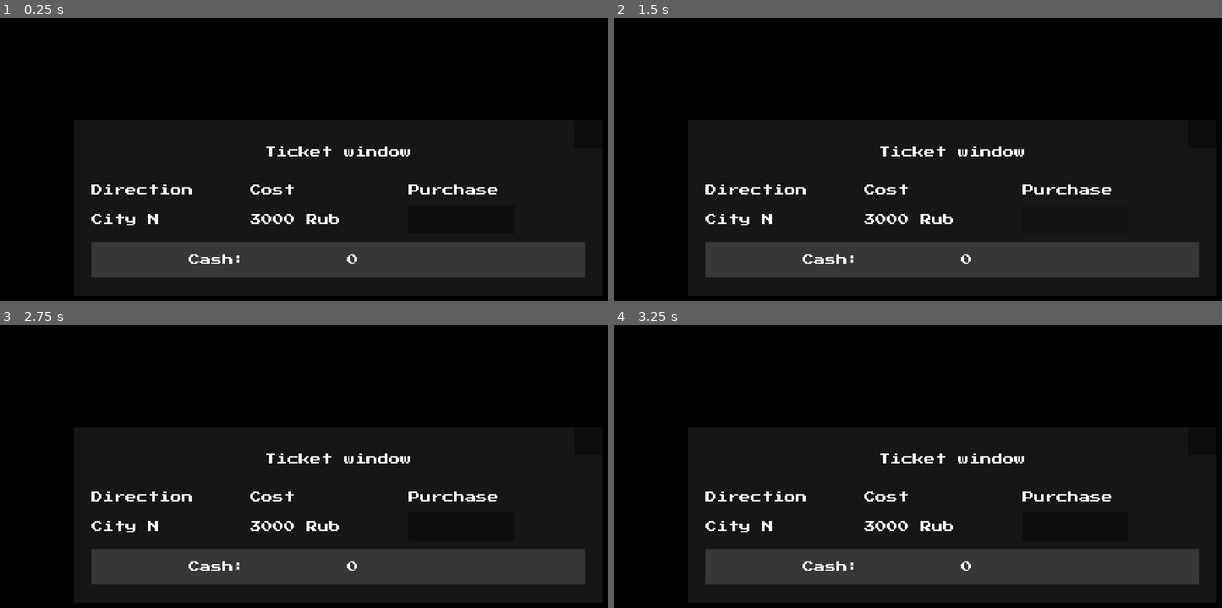
Above: before the commit, frames 1-4 (two rows, left to right).
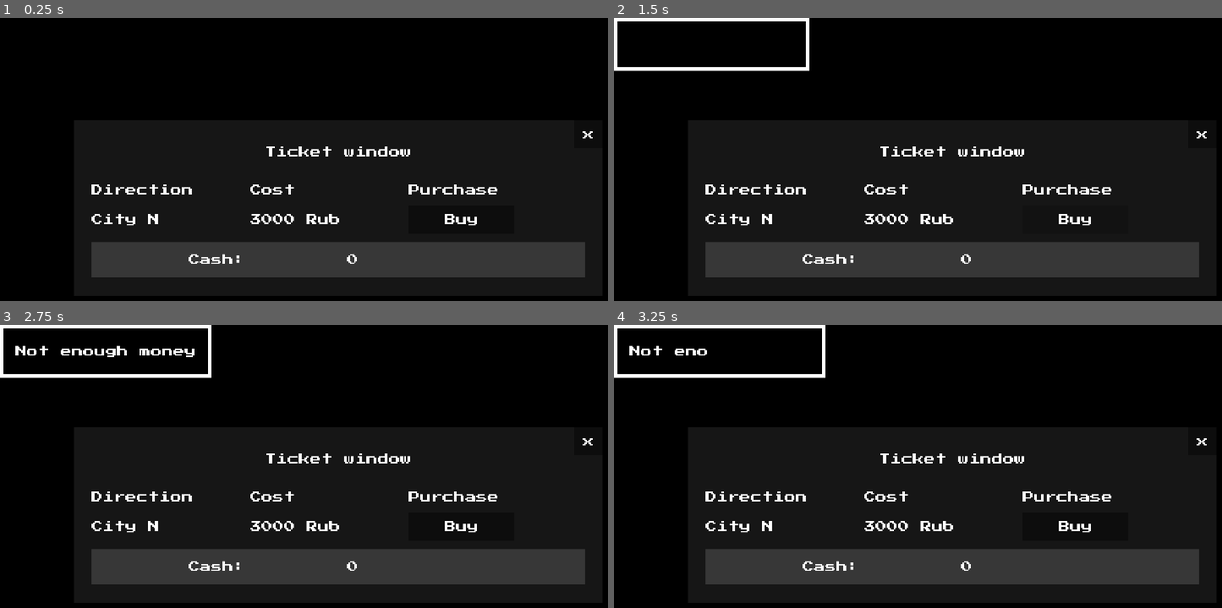
Above: after the commit, the same moments.

Repository: ordinary-dev/student-quest
Game: Godot game, scene res://Scenes/templates/Tickets.tscn
The game is run twice, just before and just after one commit, with the same random seed, the same clock (stepped at 60 frames per second) and the same inputs. This scene is started directly instead of the project's main scene.
Inputs (mouse positions are in pixels of both pictures, inside the frame that each line leads up to):
- Up to frame 1 (0.25 s): no input
- Up to frame 2 (1.5 s): click (1203, 134) at 0.5 s; click (1076, 218) at 1.25 s
- Up to frame 3 (2.75 s): tap Enter at 2 s; move the mouse to (486, 494) at 2.02 s; hold Right (ui_right) from 2.03 s (still down); tap E (dialog_next) at 2.1 s; click (486, 494) at 2.17 s
- Up to frame 4 (3.25 s): release Right (ui_right) at 2.75 s; tap Space (skip_scene) at 2.75 s; drag from (814, 534) to (918, 591) at 2.77 s

The runs differ from the first frame. In frame 1, 0.1% of the frame differs, in the area x 73-98%, y 40-74%; in frame 2, 1.2%; in frame 3, 1.7%, in the area x 0-98%, y 0-74%; in frame 4, 1.4%.
Error before the commit: Parse Error: The identifier "PROP" isn't declared in the current scope.

Commit message:
Fix ticket window

Diff:
--- a/Scenes/templates/Tickets.tscn
+++ b/Scenes/templates/Tickets.tscn
@@ -9,9 +9,9 @@
 
 
 func _ready():
-	var money := PROP.get(\"money\")
+	var money : String = TEMP.get(\"money\")
 	if money == \"-1\":
-		PROP.save(\"money\", \"0\")
+		TEMP.save(\"money\", \"0\")
 		money = \"0\"
 	get_node(curAmount).text = money
 
@@ -141,7 +141,7 @@
 margin_left = 900.0
 margin_right = 1200.0
 rect_min_size = Vector2( 300, 80 )
-btn_text = "BUY"
+text = "BUY"
 
 [node name="MarginContainer" type="MarginContainer" parent="Control/MarginContainer/VBoxContainer"]
 margin_top = 252.0
@@ -188,6 +188,6 @@
 anchor_right = 1.0
 margin_left = -80.0
 margin_right = 0.0
-btn_text = "x"
+text = "x"
 [connection signal="pressed" from="Control/MarginContainer/VBoxContainer/HBoxContainer2/Button" to="." method="_on_Button_pressed"]
 [connection signal="pressed" from="Control/Close" to="." method="close"]
